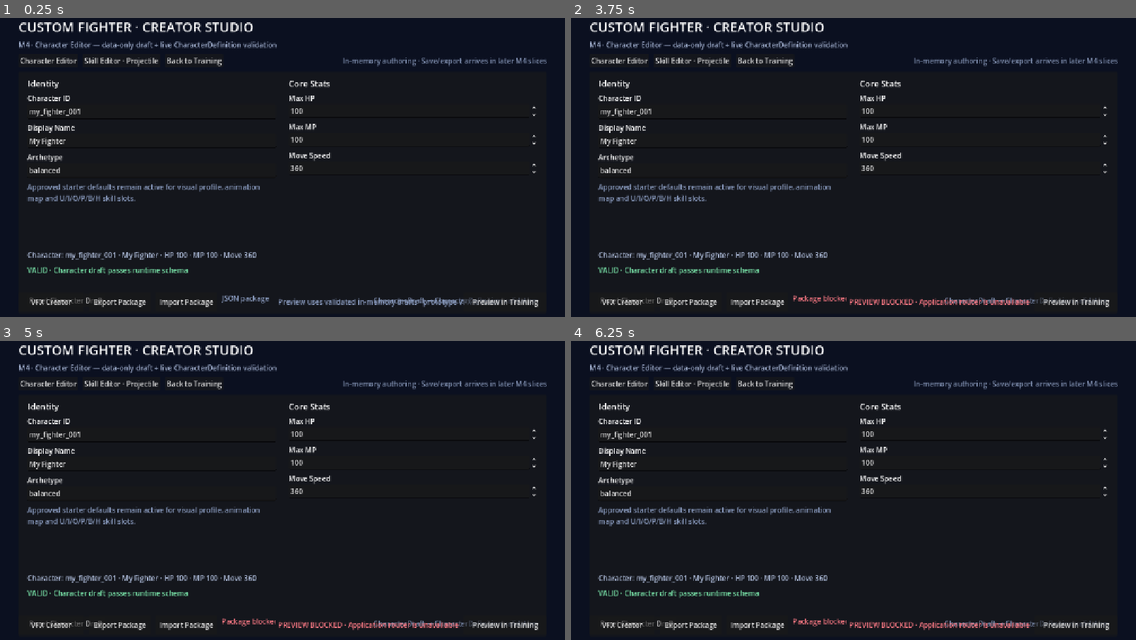
Above: before the commit, frames 1-4 (two rows, left to right).
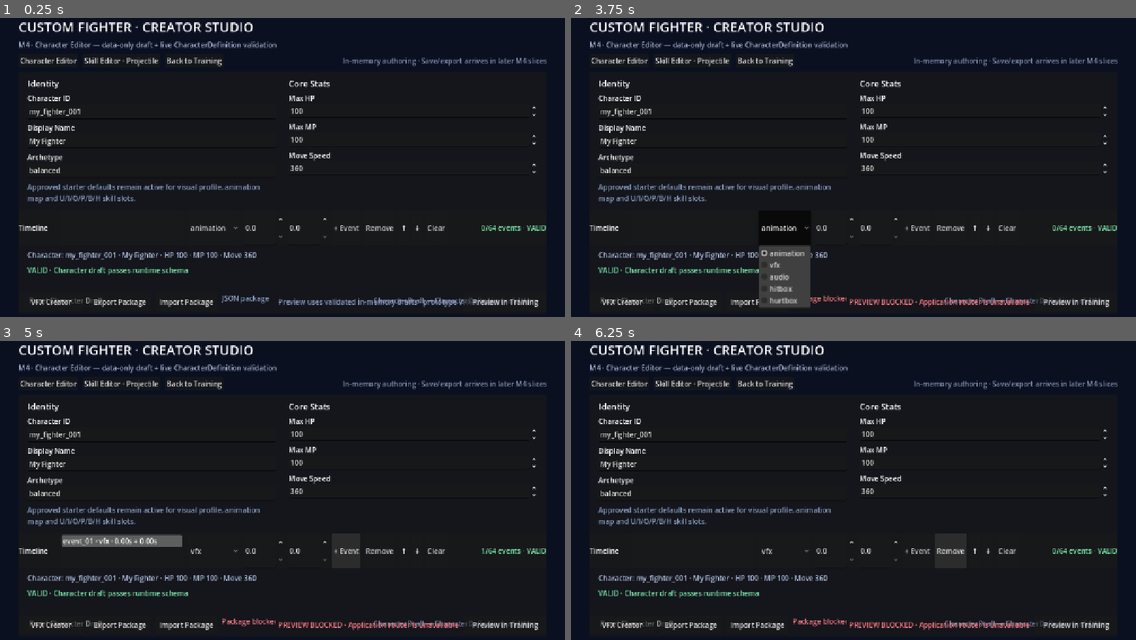
Above: after the commit, the same moments.

Repository: ws951125/custom-fighter
Game: Godot game, scene res://game/creator/creator_studio.tscn
Same seed, same stepped clock (60 frames per second), same inputs: the game is played once before the commit and once after it. This scene is started directly instead of the project's main scene.
Inputs (mouse positions are in pixels of both pictures, inside the frame that each line leads up to):
- Up to frame 1 (0.25 s): no input
- Up to frame 2 (3.75 s): click "VFX Creator" at 0.5 s; click "Preview in Training" at 1.25 s; click "Export Package" at 2 s; click "Import Package" at 2.75 s; click (785, 227) at 3.5 s, where only the run after the commit has a clickable "animation"
- Up to frame 3 (5 s): click (344, 550) at 4.25 s, where only the run after the commit has a clickable "+ Event"
- Up to frame 4 (6.25 s): click (785, 550) at 5 s, where only the run after the commit has a clickable "vfx"; click (949, 550) at 5.75 s, where only the run after the commit has a clickable "Remove"

The runs differ from the first frame. In frame 1, 0.6% of the frame differs, in the area x 3-97%, y 66-74%; in frame 2, 2.4%, in the area x 3-97%, y 66-97%; in frame 3, 1.4%; in frame 4, 0.5%.

Commit message:
V2-1: activate timeline Creator Studio layer

Diff:
--- a/game/creator/creator_studio.tscn
+++ b/game/creator/creator_studio.tscn
@@ -1,6 +1,6 @@
 [gd_scene load_steps=2 format=3]
 
-[ext_resource type="Script" path="res://game/creator/ai_skill_proposal_creator_studio.gd" id="1_creator"]
+[ext_resource type="Script" path="res://game/creator/timeline_creator_studio.gd" id="1_creator"]
 
 [node name="CreatorStudio" type="Control"]
 layout_mode = 3
